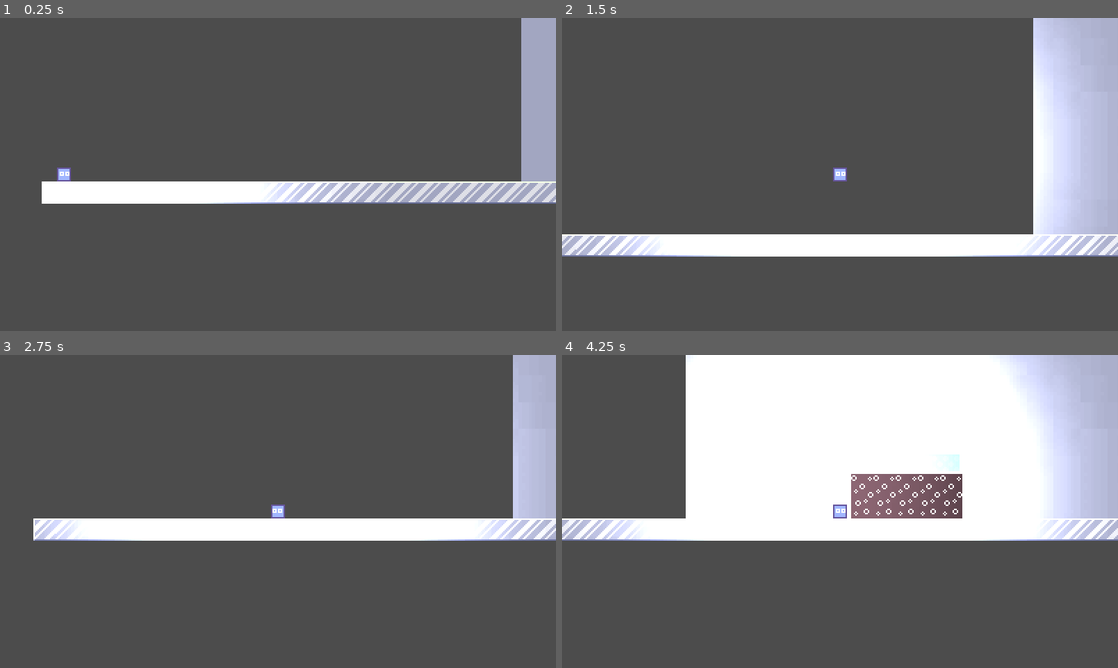
Above: before the commit, frames 1-4 (two rows, left to right).
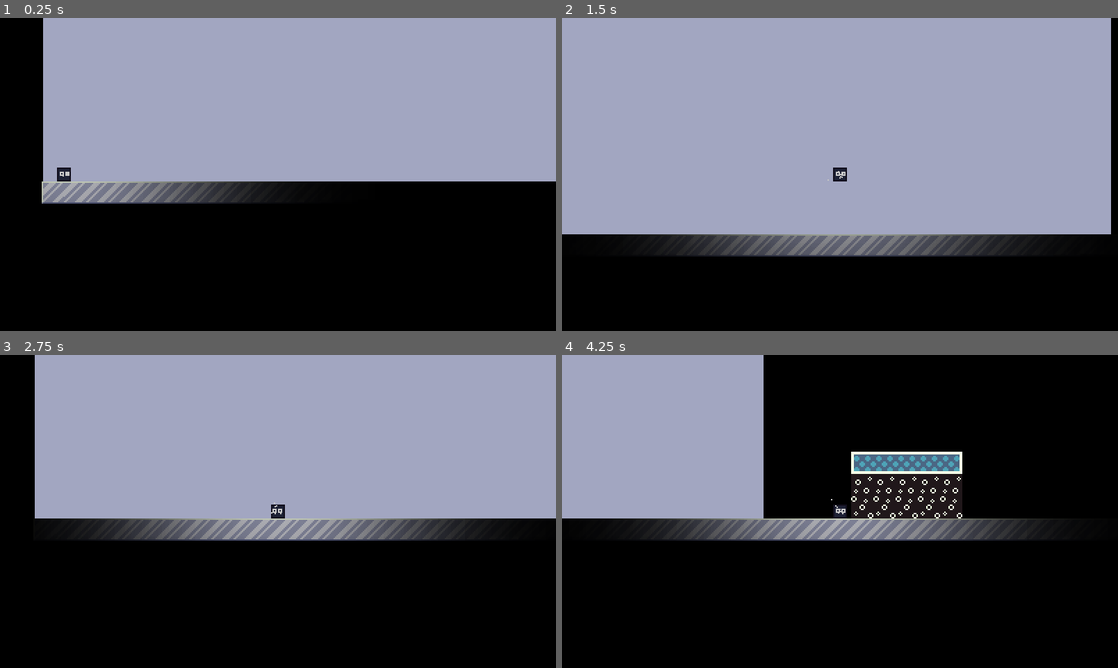
Above: after the commit, the same moments.

Repository: Pitanova/Global-Game-Jam-2022
Game: Godot game, scene res://Scenes/level.tscn
The game is run twice, just before and just after one commit, with the same random seed, the same clock (stepped at 60 frames per second) and the same inputs.
Inputs:
- Up to frame 1 (0.25 s): no input
- Up to frame 2 (1.5 s): tap Enter at 0.5 s; hold D (right) from 0.53 s (still down); tap Space (jump) at 0.77 s
- Up to frame 3 (2.75 s): tap Space (jump) at 1.52 s; release D (right) at 2.03 s; hold A (left) from 2.03 s (still down)
- Up to frame 4 (4.25 s): release A (left) at 2.78 s; hold D (right) from 2.78 s (still down); tap Space (jump) at 3.02, 3.77 s

The runs differ from the first frame. In frame 1, 97% of the frame differs, in the area x 0-100%, y 0-100%; in frame 2, 98%; in frame 3, 98%; in frame 4, 100%.

Commit message:
fix lighting

Diff:
--- a/Scenes/level.tscn
+++ b/Scenes/level.tscn
@@ -6,22 +6,21 @@
 [ext_resource path="res://Scenes/void.tscn" type="PackedScene" id=4]
 [ext_resource path="res://Assets/Background.png" type="Texture" id=5]
 
+[sub_resource type="CanvasItemMaterial" id=1]
+blend_mode = 1
+
+[sub_resource type="CanvasItemMaterial" id=2]
+blend_mode = 1
+
 [node name="Level" type="Node2D"]
 
-[node name="Sprite" type="Sprite" parent="."]
-position = Vector2( 545, -104 )
-texture = ExtResource( 5 )
-
 [node name="CanvasModulate" type="CanvasModulate" parent="."]
-visible = false
 color = Color( 0, 0, 0, 1 )
 
-[node name="Platforms" type="TileMap" parent="."]
-tile_set = ExtResource( 1 )
-cell_size = Vector2( 16, 16 )
-collision_layer = 2
-format = 1
-tile_data = PoolIntArray( 196637, 7, 0, 196638, 8, 0, 196639, 8, 0, 196640, 8, 0, 196641, 9, 0, 589871, 7, 0, 589872, 9, 0, 720948, 7, 0, 720949, 8, 0, 720950, 9, 0 )
+[node name="Sprite" type="Sprite" parent="."]
+material = SubResource( 1 )
+position = Vector2( 201, -104 )
+texture = ExtResource( 5 )
 
 [node name="Glass" type="TileMap" parent="."]
 tile_set = ExtResource( 1 )
@@ -29,6 +28,108 @@
 collision_layer = 4
 format = 1
 tile_data = PoolIntArray( 393216, 4, 0, 393217, 5, 0, 393218, 5, 0, 393219, 5, 0, 393220, 5, 0, 393221, 5, 0, 393222, 5 …(1181 unchanged characters)…
+
+[node name="PlatformsFlip" type="TileMap" parent="."]
+material = SubResource( 2 )
+tile_set = ExtResource( 1 )
+cell_size = Vector2( 16, 16 )
+collision_layer = 2
+format = 1
+tile_data = PoolIntArray( 196637, 7, 0, 196638, 8, 0, 196639, 8, 0, 196640, 8, 0, 196641, 9, 0 )
+
+[node name="VoidsFlip" type="Node2D" parent="."]
+
+[node name="Void" parent="VoidsFlip" instance=ExtResource( 4 )]
+position = Vector2( 472, 80 )
+
+[node name="Void2" parent="VoidsFlip" instance=ExtResource( 4 )]
+position = Vector2( 504, 80 )
+
+[node name="Void3" parent="VoidsFlip" instance=ExtResource( 4 )]
+position = Vector2( 488, 80 )
+
+[node name="Void4" parent="VoidsFlip" instance=ExtResource( 4 )]
+position = Vector2( 520, 80 )
+
+[node name="Void5" parent="VoidsFlip" instance=ExtResource( 4 )]
+position = Vector2( 536, 80 )
+
+[node name="Void6" parent="VoidsFlip" instance=ExtResource( 4 )]
+position = Vector2( 753, 80 )
+
+[node name="Void7" parent="VoidsFlip" instance=ExtResource( 4 )]
+position = Vector2( 769, 80 )
+
+[node name="Void8" parent="VoidsFlip" instance=ExtResource( 4 )]
+position = Vector2( 785, 80 )
+
+[node name="Void9" parent="VoidsFlip" instance=ExtResource( 4 )]
+position = Vector2( 801, 80 )
+
+[node name="Void10" parent="VoidsFlip" instance=ExtResource( 4 )]
+position = Vector2( 753, 48 )
+
+[node name="Void11" parent="VoidsFlip" instance=ExtResource( 4 )]
+position = Vector2( 769, 48 )
+
+[node name="Void12" parent="VoidsFlip" instance=ExtResource( 4 )]
+position = Vector2( 785, 48 )
+
+[node name="Void13" parent="VoidsFlip" instance=ExtResource( 4 )]
+position = Vector2( 801, 48 )
+
+[node name="PlatformsFlop" type="TileMap" parent="."]
+tile_set = ExtResource( 1 )
+cell_size = Vector2( 16, 16 )
+collision_layer = 2
+format = 1
+tile_data = PoolIntArray( 589871, 7, 0, 589872, 9, 0, 720948, 7, 0, 720949, 8, 0, 720950, 9, 0 )
+
+[node name="VoidsFlop" type="Node2D" parent="."]
+
+[node name="Void14" parent="VoidsFlop" instance=ExtResource( 4 )]
+position = Vector2( 762, 120 )
+rotation = 1.5708
+
+[node name="Void15" parent="VoidsFlop" instance=ExtResource( 4 )]
+position = Vector2( 794, 120 )
+rotation = 1.5708
+
+[node name="Void16" parent="VoidsFlop" instance=ExtResource( 4 )]
+position = Vector2( 826, 120 )
+rotation = 1.5708
+
+[node name="Void17" parent="VoidsFlop" instance=ExtResource( 4 )]
+position = Vector2( 858, 120 )
+rotation = 1.5708
+
+[node name="Void18" parent="VoidsFlop" instance=ExtResource( 4 )]
+position = Vector2( 1030, 120 )
+rotation = 1.5708
+
+[node name="Void19" parent="VoidsFlop" instance=ExtResource( 4 )]
+position = Vector2( 1062, 120 )
+rotation = 1.5708
+
+[node name="Void20" parent="VoidsFlop" instance=ExtResource( 4 )]
+position = Vector2( 1094, 120 )
+rotation = 1.5708
+
+[node name="Void21" parent="VoidsFlop" instance=ExtResource( 4 )]
+position = Vector2( 1126, 120 )
+rotation = 1.5708
+
+[node name="Void22" parent="VoidsFlop" instance=ExtResource( 4 )]
+position = Vector2( 1158, 120 )
+rotation = 1.5708
+
+[node name="Void23" parent="VoidsFlop" instance=ExtResource( 4 )]
+position = Vector2( 1190, 120 )
+rotation = 1.5708
+
+[node name="Void24" parent="VoidsFlop" instance=ExtResource( 4 )]
+position = Vector2( 1222, 120 )
+rotation = 1.5708
 
 [node name="Player" parent="." instance=ExtResource( 2 )]
 position = Vector2( 16, 91 )
@@ -47,89 +148,5 @@
 [node name="Light2D" type="Light2D" parent="Player"]
 texture = ExtResource( 3 )
 texture_scale = 2.42
-energy = 2.1
-
-[node name="Voids" type="Node2D" parent="."]
-
-[node name="Void" parent="Voids" instance=ExtResource( 4 )]
-position = Vector2( 472, 80 )
-
-[node name="Void2" parent="Voids" instance=ExtResource( 4 )]
-position = Vector2( 504, 80 )
-
-[node name="Void3" parent="Voids" instance=ExtResource( 4 )]
-position = Vector2( 488, 80 )
-
-[node name="Void4" parent="Voids" instance=ExtResource( 4 )]
-position = Vector2( 520, 80 )
-
-[node name="Void5" parent="Voids" instance=ExtResource( 4 )]
-position = Vector2( 536, 80 )
-
-[node name="Void6" parent="Voids" instance=ExtResource( 4 )]
-position = Vector2( 753, 80 )
-
-[node name="Void7" parent="Voids" instance=ExtResource( 4 )]
-position = Vector2( 769, 80 )
-
-[node name="Void8" parent="Voids" instance=ExtResource( 4 )]
-position = Vector2( 785, 80 )
-
-[node name="Void9" parent="Voids" instance=ExtResource( 4 )]
-position = Vector2( 801, 80 )
-
-[node name="Void10" parent="Voids" instance=ExtResource( 4 )]
-position = Vector2( 753, 48 )
-
-[node name="Void11" parent="Voids" instance=ExtResource( 4 )]
-position = Vector2( 769, 48 )
-
-[node name="Void12" parent="Voids" instance=ExtResource( 4 )]
-position = Vector2( 785, 48 )
-
-[node name="Void13" parent="Voids" instance=ExtResource( 4 )]
-position = Vector2( 801, 48 )
-
-[node name="Void14" parent="Voids" instance=ExtResource( 4 )]
-position = Vector2( 762, 120 )
-rotation = 1.5708
-
-[node name="Void15" parent="Voids" instance=ExtResource( 4 )]
-position = Vector2( 794, 120 )
-rotation = 1.5708
-
-[node name="Void16" parent="Voids" instance=ExtResource( 4 )]
-position = Vector2( 826, 120 )
-rotation = 1.5708
-
-[node name="Void17" parent="Voids" instance=ExtResource( 4 )]
-position = Vector2( 858, 120 )
-rotation = 1.5708
-
-[node name="Void18" parent="Voids" instance=ExtResource( 4 )]
-position = Vector2( 1030, 120 )
-rotation = 1.5708
-
-[node name="Void19" parent="Voids" instance=ExtResource( 4 )]
-position = Vector2( 1062, 120 )
-rotation = 1.5708
-
-[node name="Void20" parent="Voids" instance=ExtResource( 4 )]
-position = Vector2( 1094, 120 )
-rotation = 1.5708
-
-[node name="Void21" parent="Voids" instance=ExtResource( 4 )]
-position = Vector2( 1126, 120 )
-rotation = 1.5708
-
-[node name="Void22" parent="Voids" instance=ExtResource( 4 )]
-position = Vector2( 1158, 120 )
-rotation = 1.5708
-
-[node name="Void23" parent="Voids" instance=ExtResource( 4 )]
-position = Vector2( 1190, 120 )
-rotation = 1.5708
-
-[node name="Void24" parent="Voids" instance=ExtResource( 4 )]
-position = Vector2( 1222, 120 )
-rotation = 1.5708
+energy = 1.03
+mode = 2
--- a/Scenes/player.tscn
+++ b/Scenes/player.tscn
@@ -1,8 +1,9 @@
-[gd_scene load_steps=5 format=2]
+[gd_scene load_steps=6 format=2]
 
 [ext_resource path="res://Assets/PlayerTemp.png" type="Texture" id=1]
 [ext_resource path="res://Scripts/player.gd" type="Script" id=2]
 [ext_resource path="res://Sounds & Music/jump.wav" type="AudioStream" id=3]
+[ext_resource path="res://Materials/PlayerTrailLeft.tres" type="Material" id=4]
 
 [sub_resource type="RectangleShape2D" id=1]
 extents = Vector2( 5, 5 )
@@ -21,3 +22,6 @@
 
 [node name="SoundJump" type="AudioStreamPlayer" parent="."]
 stream = ExtResource( 3 )
+
+[node name="Particles2D" type="Particles2D" parent="."]
+process_material = ExtResource( 4 )
--- a/Scenes/void.tscn
+++ b/Scenes/void.tscn
@@ -1,9 +1,12 @@
-[gd_scene load_steps=7 format=2]
+[gd_scene load_steps=8 format=2]
 
 [ext_resource path="res://Assets/void_start.png" type="Texture" id=1]
 [ext_resource path="res://Assets/void_end.png" type="Texture" id=2]
 [ext_resource path="res://Scripts/void.gd" type="Script" id=3]
 [ext_resource path="res://Sounds & Music/void.wav" type="AudioStream" id=4]
+
+[sub_resource type="CanvasItemMaterial" id=4]
+blend_mode = 1
 
 [sub_resource type="SpriteFrames" id=1]
 animations = [ {
@@ -21,8 +24,8 @@
 script = ExtResource( 3 )
 
 [node name="AnimatedSprite" type="AnimatedSprite" parent="."]
+material = SubResource( 4 )
 frames = SubResource( 1 )
-frame = 1
 playing = true
 
 [node name="CollisionPolygon2D" type="CollisionShape2D" parent="."]
--- a/Scripts/ParticlesCache.gd
+++ b/Scripts/ParticlesCache.gd
@@ -10,5 +10,5 @@
 		particles_instance.set_one_shot(true)
 		particles_instance.set_modulate(Color(1,1,1,0))
 		particles_instance.set_emitting(true)
-		print(material.resource_path)
+		particles_instance.name = material.resource_path.get_file().trim_suffix(".tres")
 		add_child(particles_instance)
--- a/Scripts/player.gd
+++ b/Scripts/player.gd
@@ -44,6 +44,10 @@
 		jump()
 		$SoundJump.play()
 
+	#if dimension:
+	#	$Light2D.energy = 2.1
+	#else:
+	#	$Light2D.energy = 2
 
 	#$playerTrailRight.visible = false
 	#$playerTrailLeft.visible = false
--- a/project.godot
+++ b/project.godot
@@ -108,4 +108,5 @@
 2d/snapping/use_gpu_pixel_snap=true
 vram_compression/import_etc=true
 vram_compression/import_etc2=false
+environment/default_clear_color=Color( 0, 0, 0, 1 )
 environment/default_environment="res://default_env.tres"
Not shown: 1 places in Scenes/level.tscn that only renumber resources
